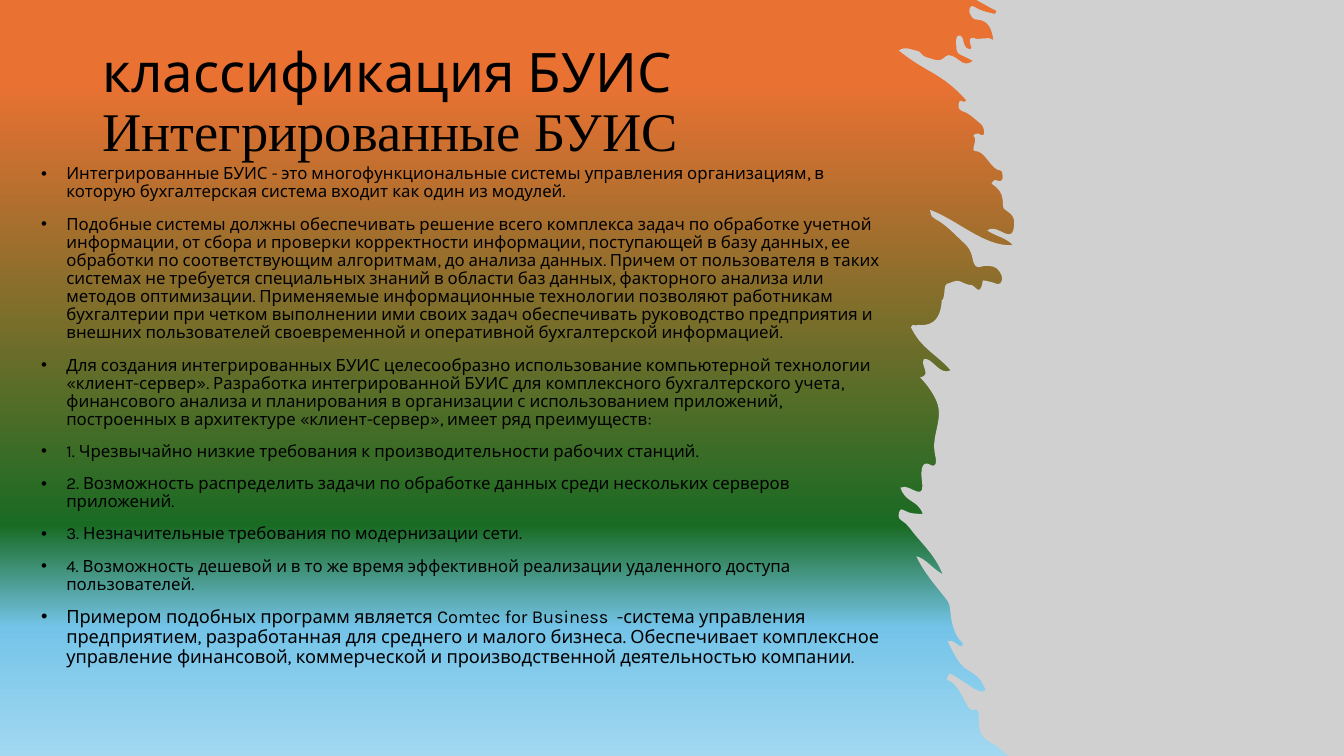
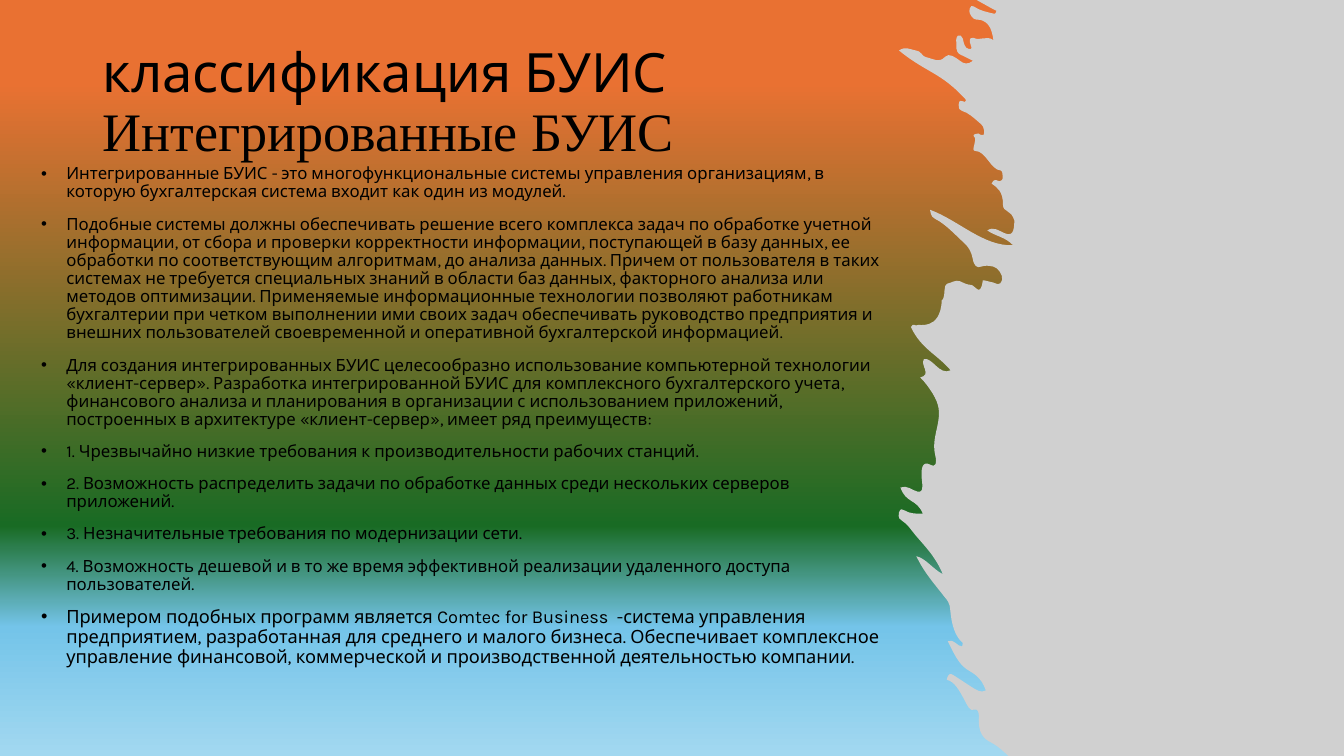
Before and after one commit to Di-Liks/Classification-of-BUIS, a slide deck: slide 10 of классификация БУИС.pptx (slide 8 before the commit). Drawn at 1344x756 pixels with LibreOffice and Linux fonts; fonts in the diff are those of the drawing; grey boxes stand for pictures. Boxes give left, top, right and bottom in pixels: in the first picture for what was removed or moved away, otherwise in the second. Text is boxed around its words. In the diff, an @@ line names an element or a change of style, - is before the commit and + after.

```diff
--- a/классификация БУИС.pptx
+++ b/классификация БУИС.pptx
@@ title "классификация БУИС Интегрированные БУИС" at bbox=[102, 50, 674, 161]: size 39 to 38.7 pt @@
```
Also in this commit, not shown: 6 other slides changed, 2 slides added.
